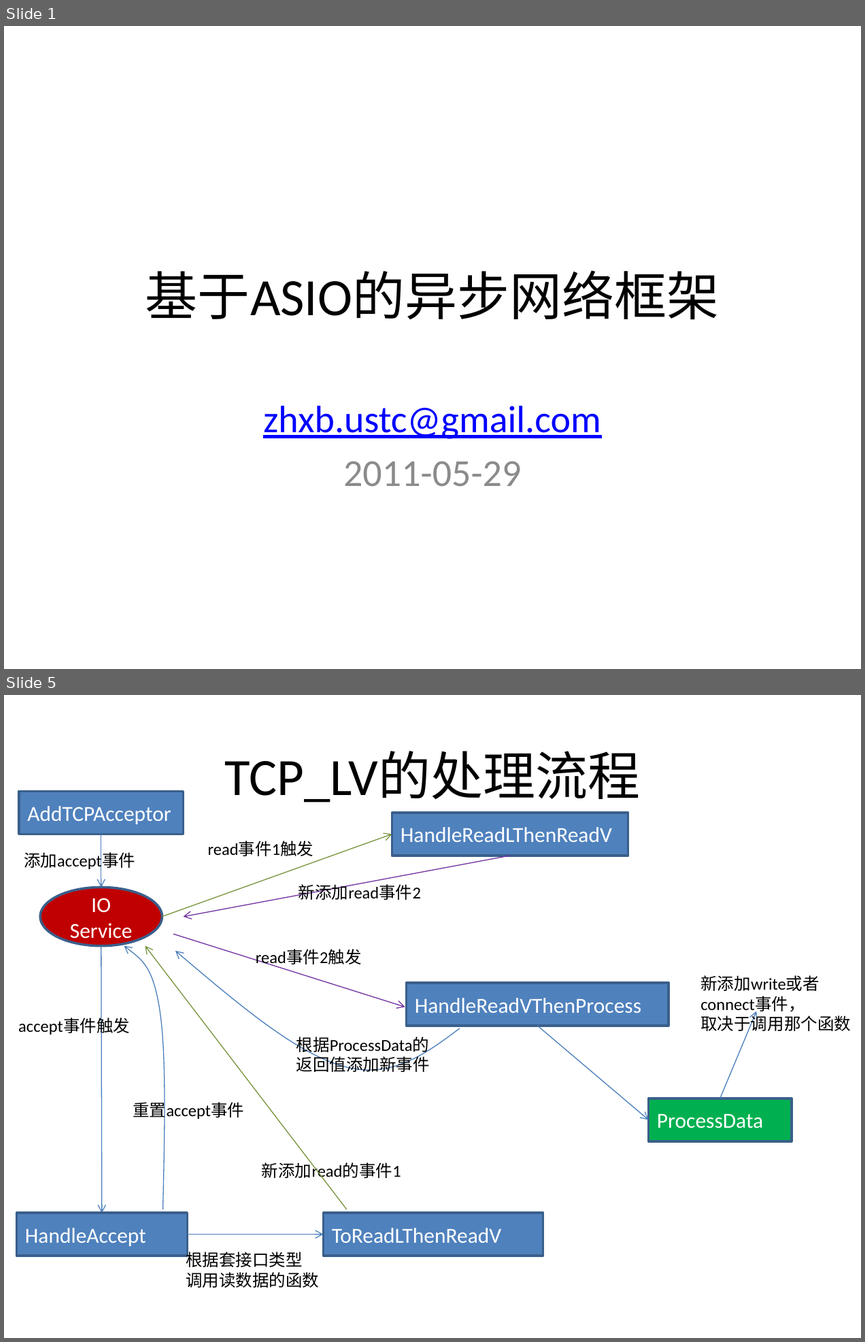
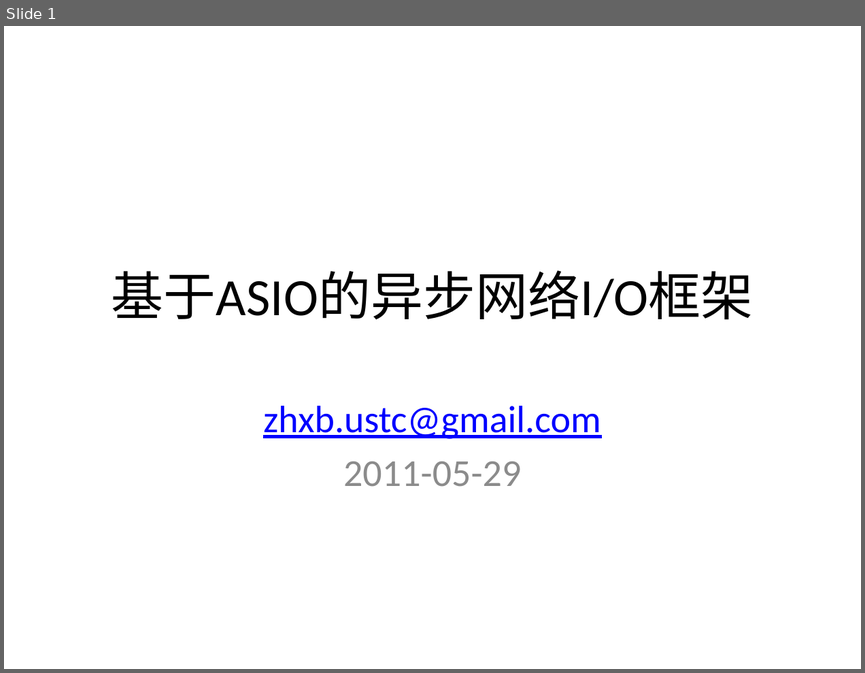
Before and after one commit to kkzhou/kknf, a slide deck: aanf/asio-based2/doc/asio-based AANF.pptx. Shown one above the other, each under a label of ours: slides 1 and 5 before the commit, slide 1 after it; the slides between them are not shown. The pictures are 865x1342 and 865x673 pixels, drawn with LibreOffice and Linux fonts; fonts in the diff are those of the drawing. Boxes give left, top, right and bottom in pixels: in the first picture for what was removed or moved away, otherwise in the second. Text is boxed around its words. In the diff, an @@ line names an element or a change of style, - is before the commit and + after.

```diff
--- a/aanf/asio-based2/doc/asio-based AANF.pptx
+++ b/aanf/asio-based2/doc/asio-based AANF.pptx
@@ slide 5 removed at (4,695,861,1338), background #FFFFFF @@
@@ title removed at (224,751,640,802) @@
-TCP_LV的处理流程
@@ rectangle removed at (20,791,184,834) @@
-AddTCPAcceptor
@@ rectangle removed at (392,813,629,855) @@
-HandleReadLThenReadV
@@ arrow removed from (101, 834) to (101, 887) @@
@@ arrow removed from (162, 916) to (392, 834) @@
@@ text removed at (24,850,135,871) @@
-添加accept事件
@@ arrow removed from (511, 855) to (183, 917) @@
@@ text removed at (208,841,314,856) @@
-read事件1触发
@@ ellipse removed at (40,887,162,945) @@
-IO
-Service
@@ text removed at (298,881,421,900) @@
-新添加read事件2
@@ arrow removed from (173, 934) to (405, 1007) @@
@@ arrow removed from (101, 946) to (102, 1212) @@
@@ freeform shape removed at (124,946,164,1209) @@
@@ arrow removed from (347, 1209) to (145, 946) @@
@@ freeform shape removed at (175,950,460,1070) @@
@@ text removed at (256,950,362,968) @@
-read事件2触发
@@ text removed at (700,975,851,1034) @@
-新添加write或者
-connect事件，
-取决于调用那个函数
@@ rectangle removed at (406,983,668,1025) @@
-HandleReadVThenProcess
@@ text removed at (18,1018,130,1036) @@
-accept事件触发
@@ arrow removed from (720, 1098) to (756, 1011) @@
@@ text removed at (296,1036,430,1072) @@
-根据ProcessData的
-返回值添加新事件
@@ arrow removed from (538, 1025) to (649, 1119) @@
@@ text removed at (133,1100,244,1121) @@
-重置accept事件
@@ rectangle removed at (649,1098,791,1140) @@
-ProcessData
@@ text removed at (262,1159,401,1181) @@
-新添加read的事件1
@@ rectangle removed at (17,1212,188,1255) @@
-HandleAccept
@@ rectangle removed at (324,1212,544,1255) @@
-ToReadLThenReadV
@@ arrow removed from (188, 1234) to (324, 1234) @@
@@ text removed at (186,1249,319,1287) @@
-根据套接口类型
-调用读数据的函数
@@ slide 1 changed as well @@
@@ title at (111,270,753,320): text changed @@
-基于ASIO的异步网络框架
+基于ASIO的异步网络I/O框架
```
Also in this commit, not shown: 1 other slide changed, 27 slides added, 2 other slides removed.
